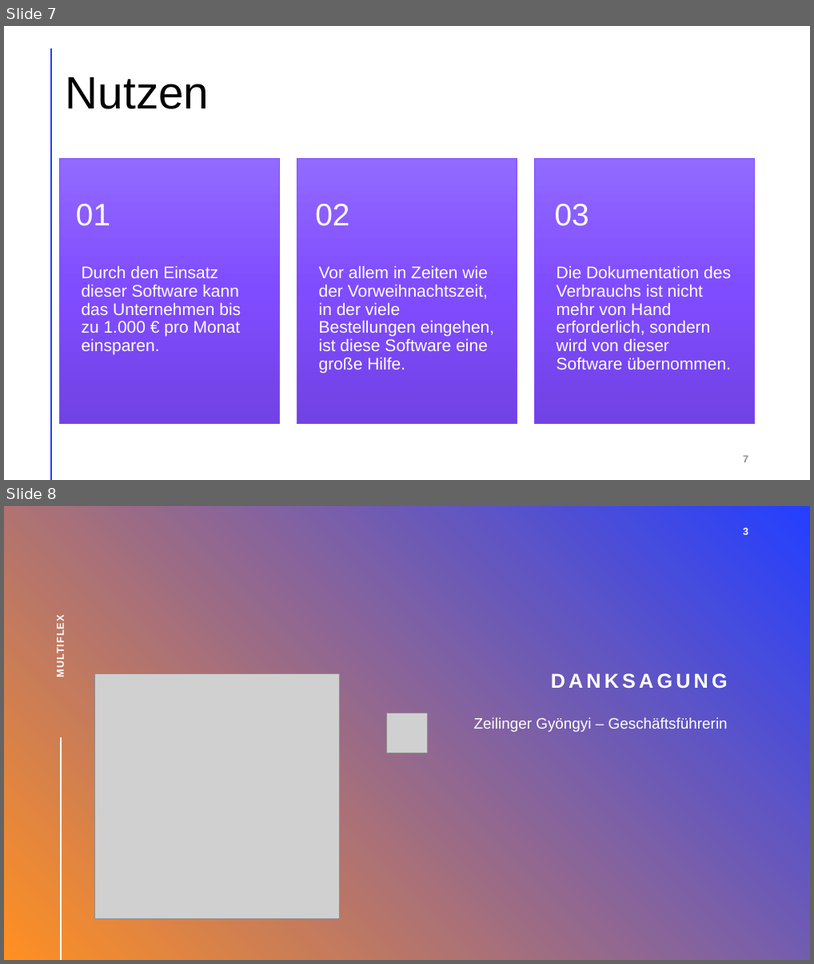
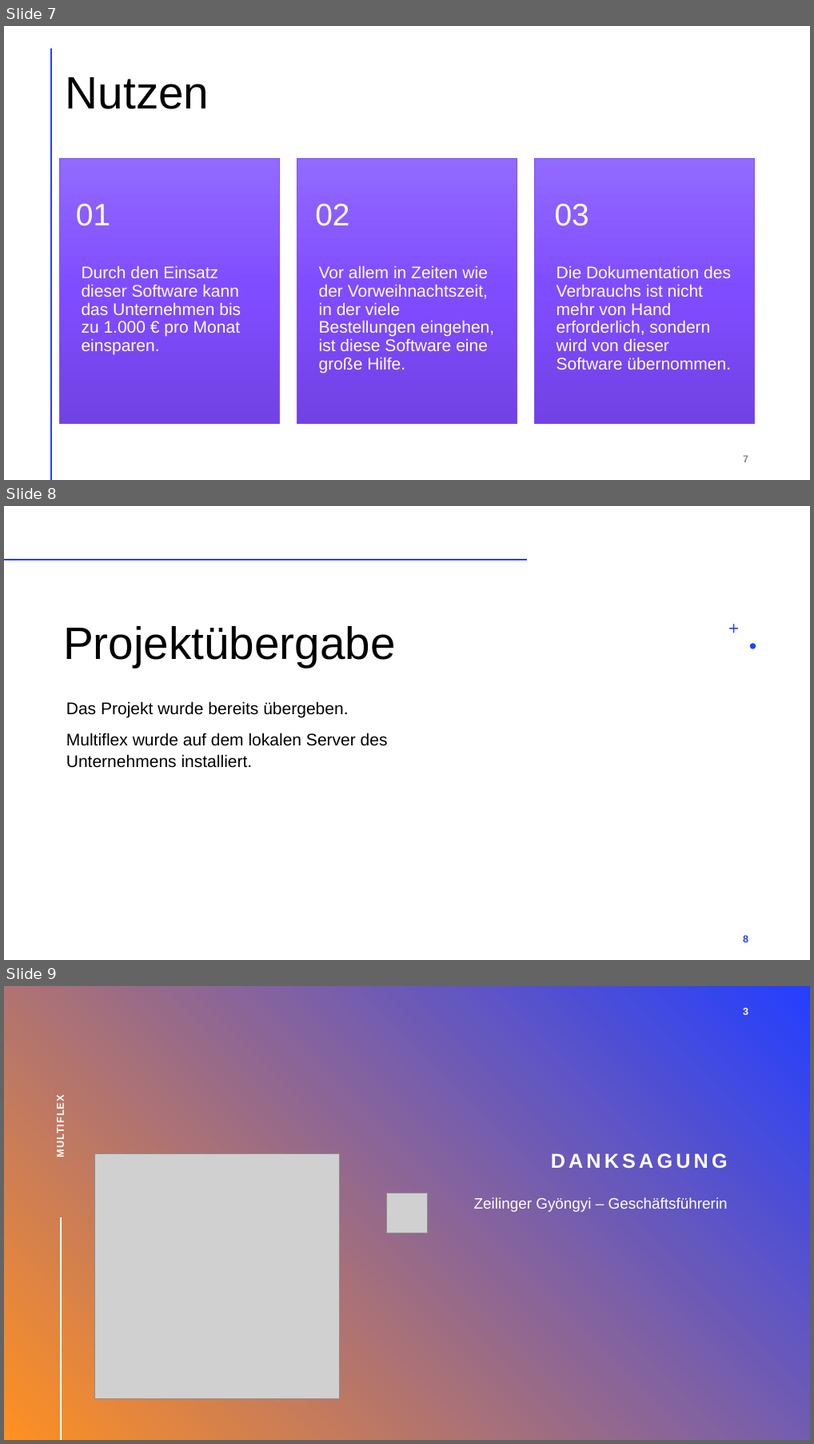
Before and after one commit to LegitesMax/multiflexlbkv, a slide deck: Präsentation/ProjectAward.pptx. Shown one above the other, each under a label of ours: slides 7 and 8 before the commit, slides 7, 8 and 9 after it. The pictures are 814x964 and 814x1444 pixels, drawn with LibreOffice and Linux fonts; fonts in the diff are those of the drawing; grey boxes stand for pictures. Boxes give left, top, right and bottom in pixels: in the first picture for what was removed or moved away, otherwise in the second. Text is boxed around its words. In the diff, an @@ line names an element or a change of style, - is before the commit and + after.

Commit message:
Projekt award

```diff
--- a/Präsentation/ProjectAward.pptx
+++ b/Präsentation/ProjectAward.pptx
@@ slide 8 added at [4, 506, 810, 960], background #FFFFFF @@
@@ line added from (4, 560) to (526, 560), #FF9022 2 pt @@
@@ freeform shape added at [730, 624, 739, 633], fill #243FFF @@
@@ title added at [63, 626, 396, 668], 54 pt, text #000000 @@
+Projektübergabe
@@ freeform shape added at [750, 643, 757, 648], fill #243FFF @@
@@ text added at [66, 701, 388, 768], 20 pt, text #000000 @@
+Das Projekt wurde bereits übergeben.
+Multiflex wurde auf dem lokalen Server des Unternehmens installiert.
@@ page number added at [743, 934, 749, 944], 12 pt, text #243FFF, bold @@
+8
@@ what was slide 8 is now slide 9 @@
```
